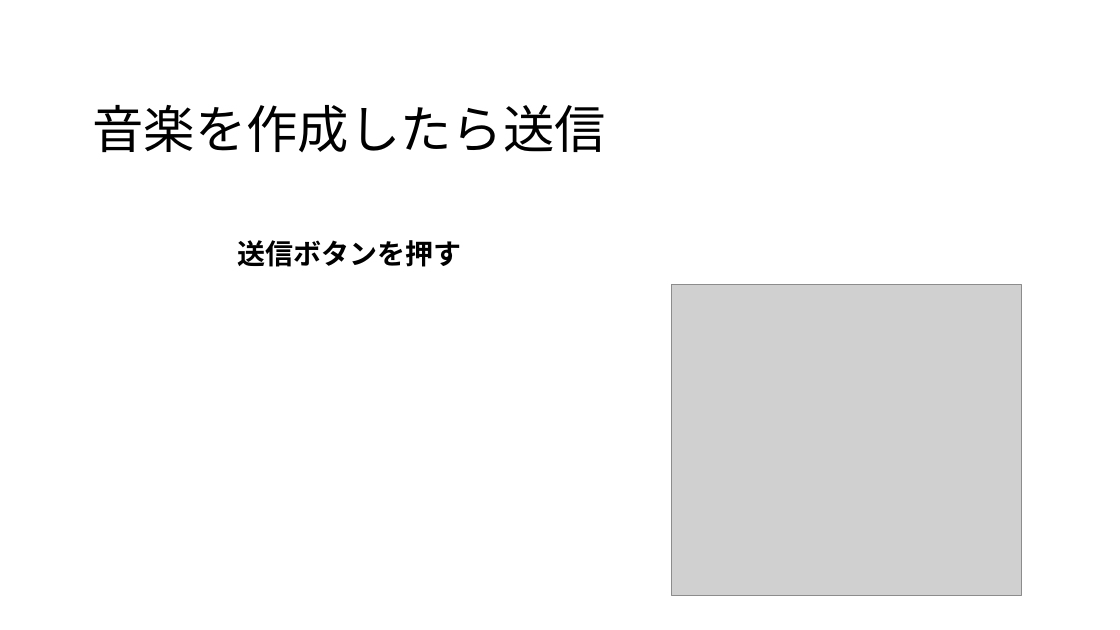
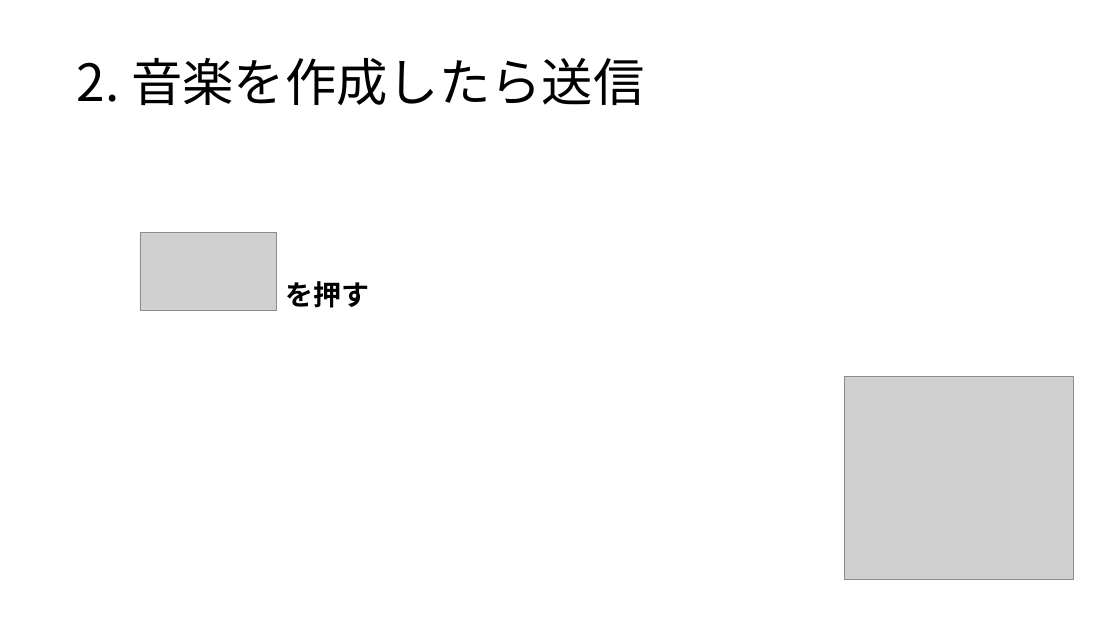
Before and after one commit to yoshitake266/bitComposer_prj, a slide deck: slide 7 of presentation/bit Composer.pptx. Drawn at 1120x630 pixels with LibreOffice and Linux fonts; fonts in the diff are those of the drawing; grey boxes stand for pictures. Boxes give left, top, right and bottom in pixels: in the first picture for what was removed or moved away, otherwise in the second. Text is boxed around its words. In the diff, an @@ line names an element or a change of style, - is before the commit and + after.

```diff
--- a/presentation/bit Composer.pptx
+++ b/presentation/bit Composer.pptx
@@ title at (77,58,644,105): text changed @@
-音楽を作成したら送信
+2. 音楽を作成したら送信
@@ picture added at (140,233,277,311) @@
@@ subtitle at (285,281,369,308): text changed @@
-送信ボタンを押す
+を押す
@@ picture: place and size @@
-picture at (672,285,1023,596)
+picture at (844,377,1073,581)
```
Also in this commit, not shown: 4 other slides changed, 5 slides added, 6 slides removed, 5 other files.
